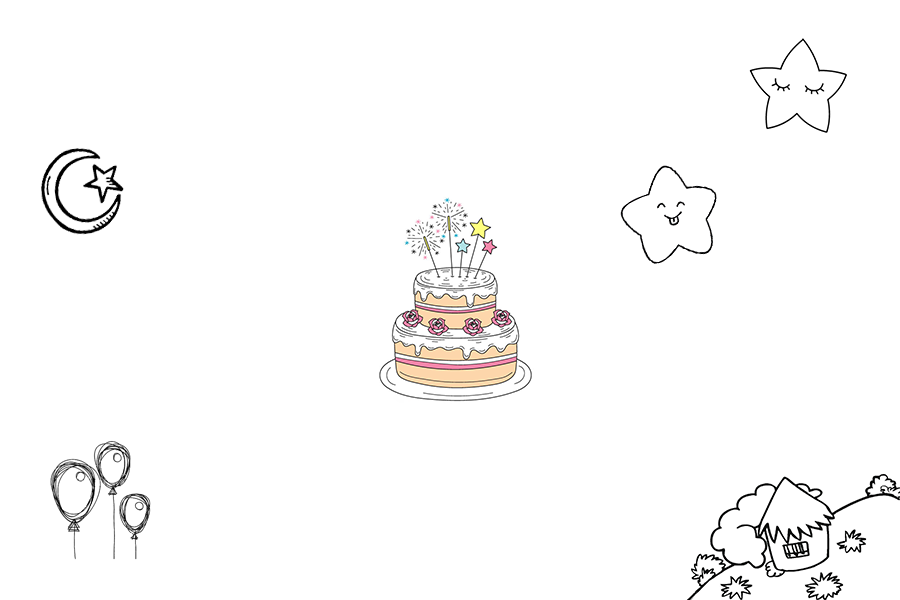
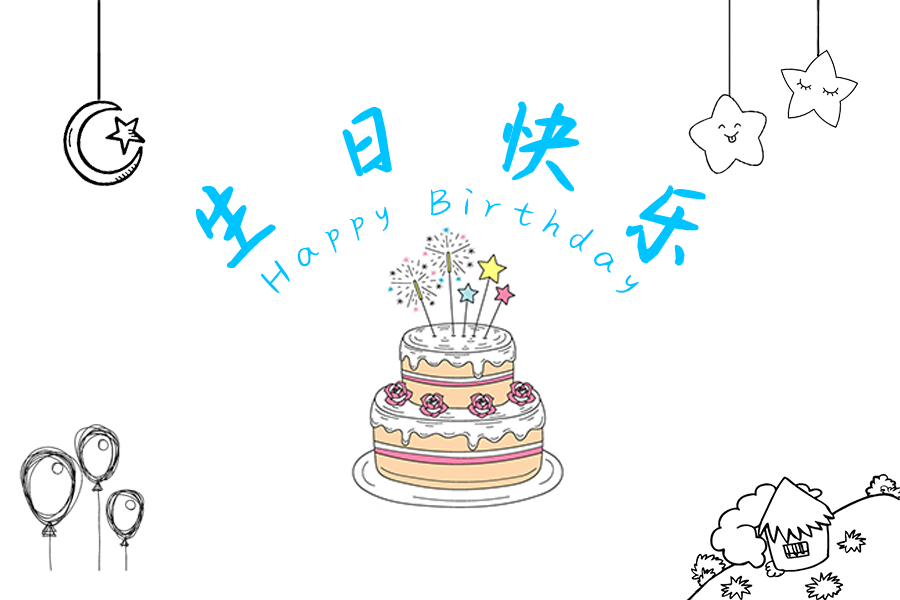
Revision of a layered 900 x 600 image; what changed, layer by layer:
added layer "乐" above "快" over [627, 186, 705, 264]
added layer "快" above "日" over [503, 103, 578, 190]
added layer "日" above "生" over [343, 108, 391, 175]
added layer "生" above "House" over [197, 187, 275, 267]
added layer "Happy Birthday" above "Balloon" over [260, 188, 639, 294]
painted on "Balloon" over [19, 423, 151, 572]
painted on "Star_2" over [728, 0, 858, 134]
painted on "Star_1" over [620, 93, 768, 265]
painted on "Moon&Star" over [40, 0, 820, 236]
painted on "Cake" over [223, 191, 677, 509]
painted on "Lines" over [90, 0, 124, 140]
